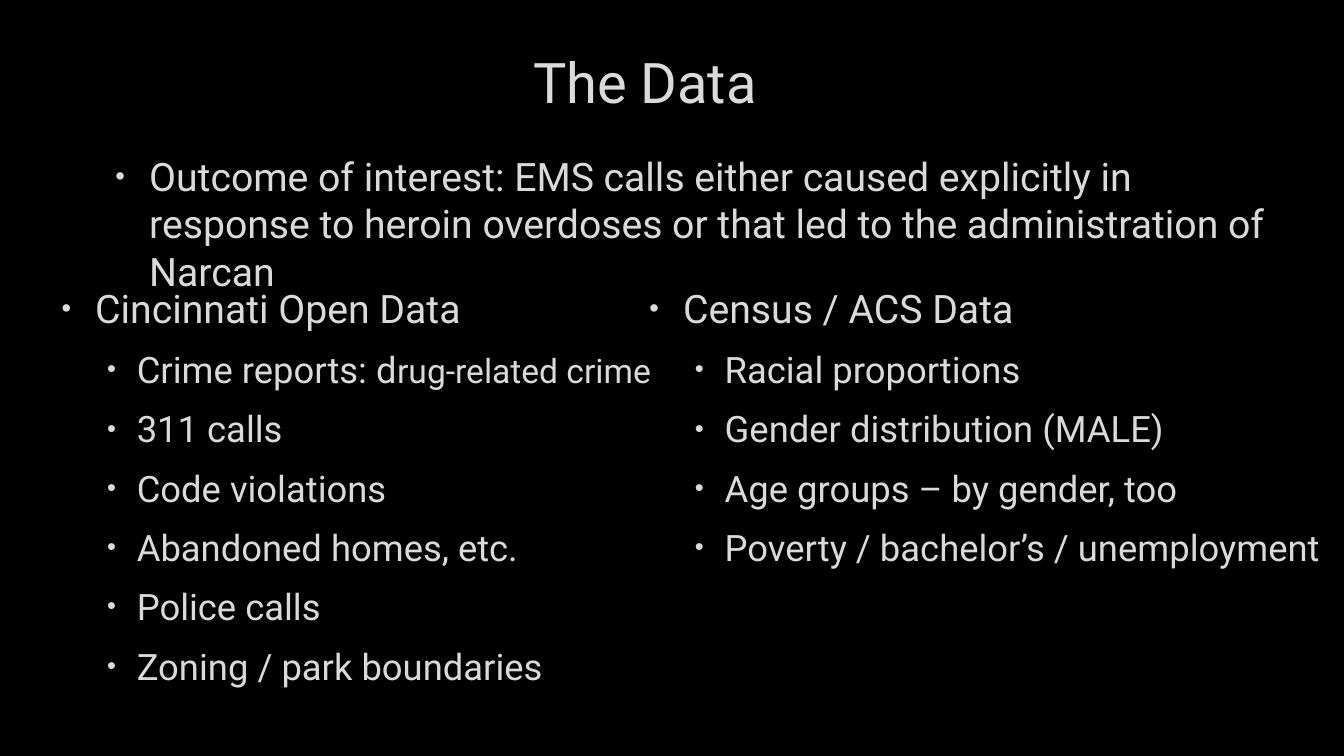
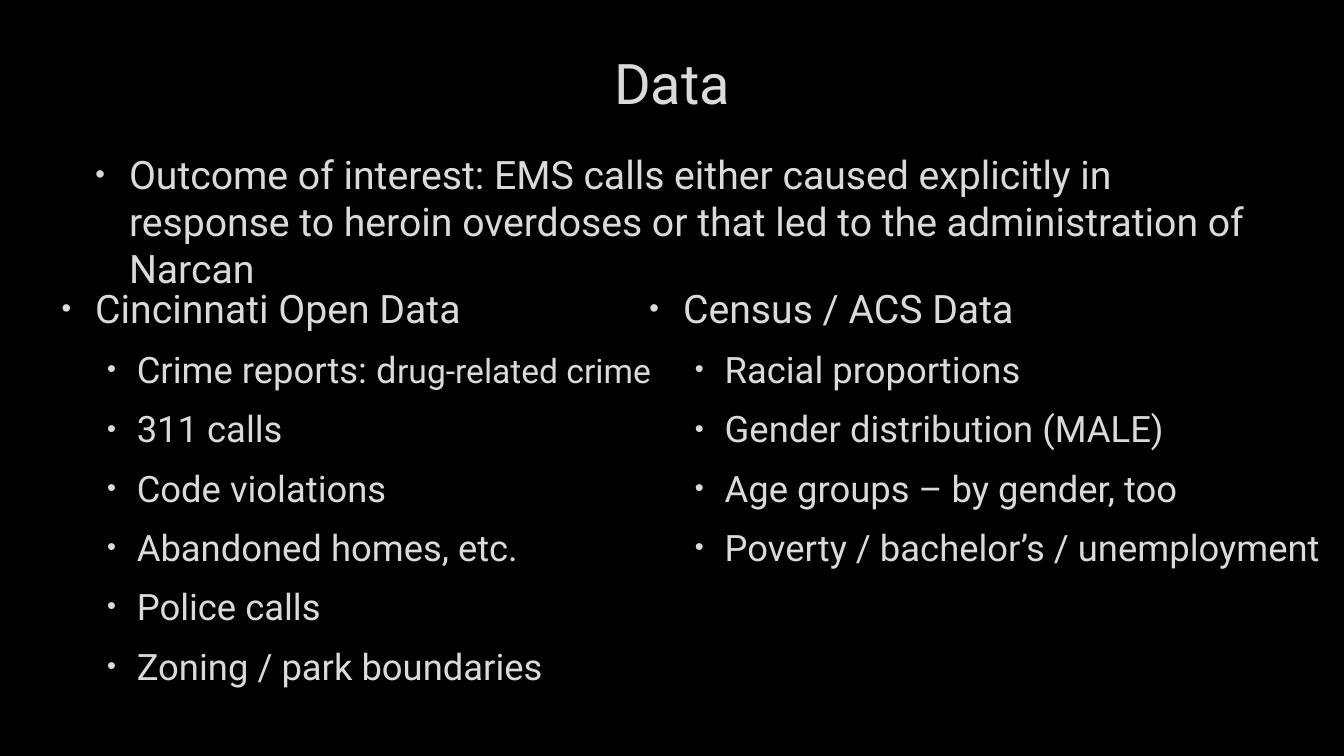
Before and after one commit to njcorona/heroin-overdose-prediction, a slide deck: slide 5 of pechakucha_nicksversion.pptx (slide 4 before the commit). Drawn at 1344x756 pixels with LibreOffice and Linux fonts; fonts in the diff are those of the drawing; background and template pictures are left out. Boxes give left, top, right and bottom in pixels: in the first picture for what was removed or moved away, otherwise in the second. Text is boxed around its words. In the diff, an @@ line names an element or a change of style, - is before the commit and + after.

```diff
--- a/pechakucha_nicksversion.pptx
+++ b/pechakucha_nicksversion.pptx
@@ title at bbox=[614, 64, 730, 105]: text changed @@
-The Data
+Data
@@ text "Outcome of interest: EMS calls ..." rewrapped from bbox=[149, 161, 1264, 296] to bbox=[129, 159, 1244, 284] @@
```
Also in this commit, not shown: 3 other slides changed, 5 slides added, 4 slides removed.
